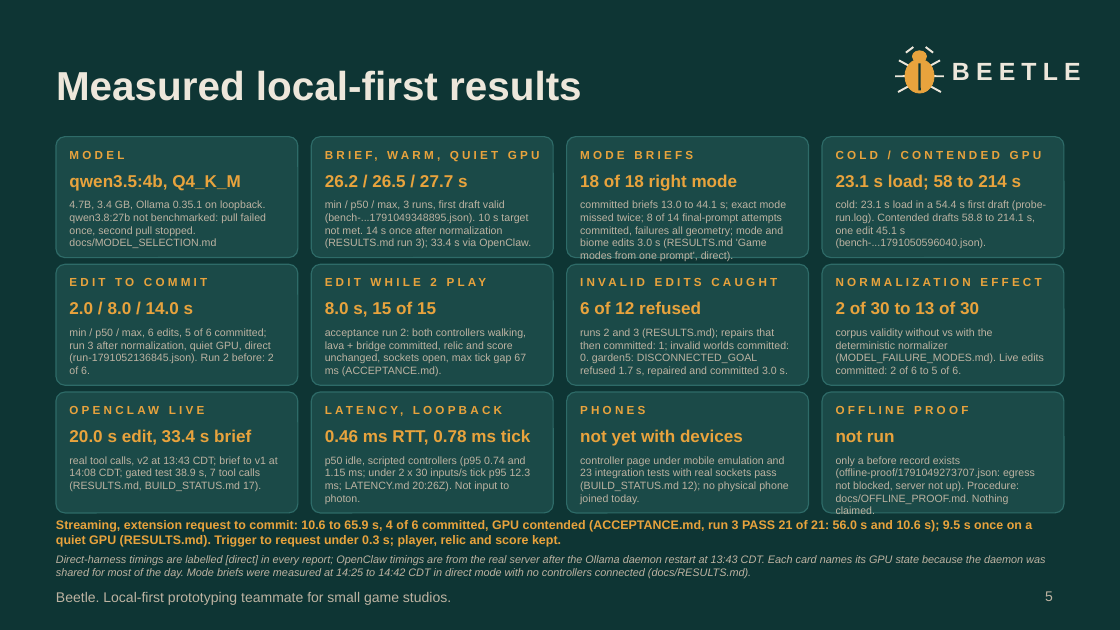
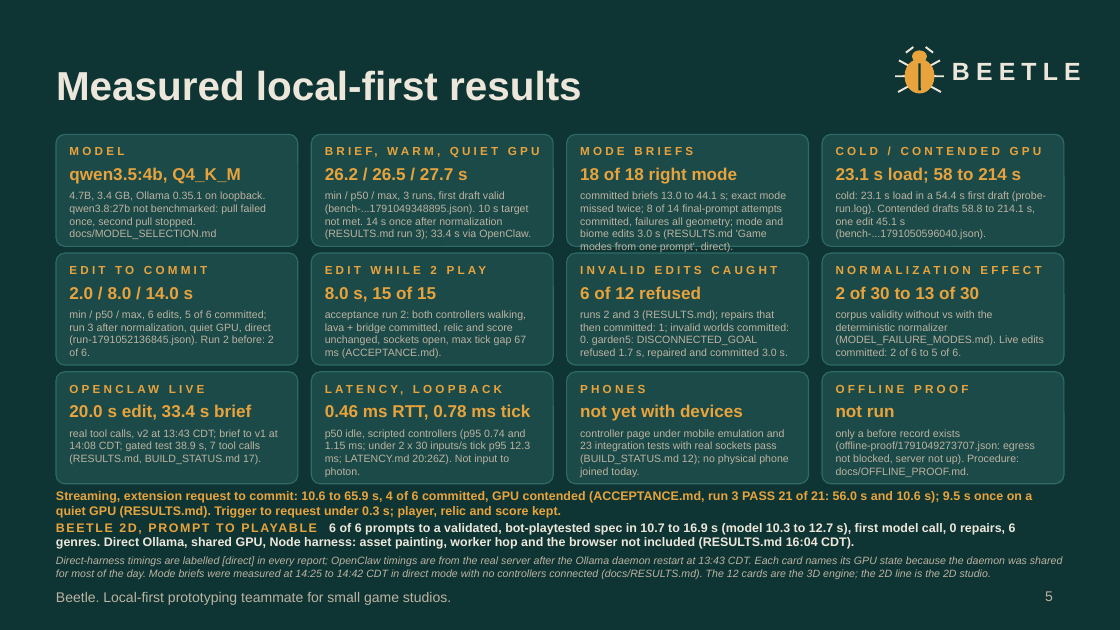
Before and after one commit to bean-1129/Beetle, a slide deck: slide 5 of docs/pitch/Beetle-pitch.pptx. Drawn at 1120x630 pixels with LibreOffice and Linux fonts; fonts in the diff are those of the drawing. Boxes give left, top, right and bottom in pixels: in the first picture for what was removed or moved away, otherwise in the second. Text is boxed around its words. In the diff, an @@ line names an element or a change of style, - is before the commit and + after.

```diff
--- a/docs/pitch/Beetle-pitch.pptx
+++ b/docs/pitch/Beetle-pitch.pptx
@@ rounded rectangle: place and size @@
-rounded rectangle at [56, 137, 298, 258]
+rounded rectangle at [56, 134, 298, 246]
@@ rounded rectangle: place and size @@
-rounded rectangle at [311, 137, 553, 258]
+rounded rectangle at [311, 134, 553, 246]
@@ rounded rectangle: place and size @@
-rounded rectangle at [567, 137, 809, 258]
+rounded rectangle at [567, 134, 809, 246]
@@ rounded rectangle: place and size @@
-rounded rectangle at [822, 137, 1064, 258]
+rounded rectangle at [822, 134, 1064, 246]
@@ 8 texts: place and size @@
-8 texts at [69, 151, 1042, 351]
+8 texts at [69, 147, 1042, 333]
@@ 8 texts: place and size @@
-8 texts at [69, 200, 1046, 361]
+8 texts at [69, 191, 1046, 343]
@@ rounded rectangle: place and size @@
-rounded rectangle at [56, 264, 298, 385]
+rounded rectangle at [56, 253, 298, 365]
@@ rounded rectangle: place and size @@
-rounded rectangle at [311, 264, 553, 385]
+rounded rectangle at [311, 253, 553, 365]
@@ rounded rectangle: place and size @@
-rounded rectangle at [567, 264, 809, 385]
+rounded rectangle at [567, 253, 809, 365]
@@ rounded rectangle: place and size @@
-rounded rectangle at [822, 264, 1064, 385]
+rounded rectangle at [822, 253, 1064, 365]
@@ 4 texts: place and size @@
-4 texts at [69, 301, 979, 317]
+4 texts at [69, 286, 979, 302]
@@ rounded rectangle: place and size @@
-rounded rectangle at [56, 392, 298, 513]
+rounded rectangle at [56, 372, 298, 484]
@@ rounded rectangle: place and size @@
-rounded rectangle at [311, 392, 553, 513]
+rounded rectangle at [311, 372, 553, 484]
@@ rounded rectangle: place and size @@
-rounded rectangle at [567, 392, 809, 513]
+rounded rectangle at [567, 372, 809, 484]
@@ proportions changed in 12 elements at [56, 134, 298, 246], [311, 134, 553, 246], [567, 134, 809, 246], [822, 134, 1064, 246], [56, 253, 298, 365], [311, 253, 553, 365], [567, 253, 809, 365], [822, 253, 1064, 365], [56, 372, 298, 484], [311, 372, 553, 484], [567, 372, 809, 484], [822, 372, 1064, 484] @@
@@ rounded rectangle: place and size @@
-rounded rectangle at [822, 392, 1064, 513]
+rounded rectangle at [822, 372, 1064, 484]
@@ 8 texts: place and size @@
-8 texts at [69, 328, 1018, 489]
+8 texts at [69, 310, 1018, 462]
@@ text at [836, 429, 1035, 477]: text changed @@
-only a before record exists (offline-proof/1791049273707.json: egress not blocked, server not up). Procedure: docs/OFFLINE_PROOF.md. Nothing claimed.
+only a before record exists (offline-proof/1791049273707.json: egress not blocked, server not up). Procedure: docs/OFFLINE_PROOF.md.
@@ 8 texts: place and size @@
-8 texts at [56, 429, 1032, 547]
+8 texts at [56, 404, 1032, 518]
@@ text added at [56, 522, 1016, 549], 8 pt, text #EDE7DB, bold @@
+BEETLE 2D, PROMPT TO PLAYABLE 6 of 6 prompts to a validated, bot-playtested spec in 10.7 to 16.9 s (model 10.3 to 12.7 s), first model call, 0 repairs, 6 genres. Direct Ollama, shared GPU, Node harness: asset painting, worker hop and the browser not included (RESULTS.md 16:04 CDT).
@@ text at [56, 556, 1062, 579]: text changed; size 7 to 6.8 pt @@
-Direct-harness timings are labelled [direct] in every report; OpenClaw timings are from the real server after the Ollama daemon restart at 13:43 CDT. Each card names its GPU state because the daemon was shared for most of the day. Mode briefs were measured at 14:25 to 14:42 CDT in direct mode with no controllers connected (docs/RESULTS.md).
+Direct-harness timings are labelled [direct] in every report; OpenClaw timings are from the real server after the Ollama daemon restart at 13:43 CDT. Each card names its GPU state because the daemon was shared for most of the day. Mode briefs were measured at 14:25 to 14:42 CDT in direct mode with no controllers connected (docs/RESULTS.md). The 12 cards are the 3D engine; the 2D line is the 2D studio.
```
Also in this commit, not shown: 2 other slides changed, 6 other files.
